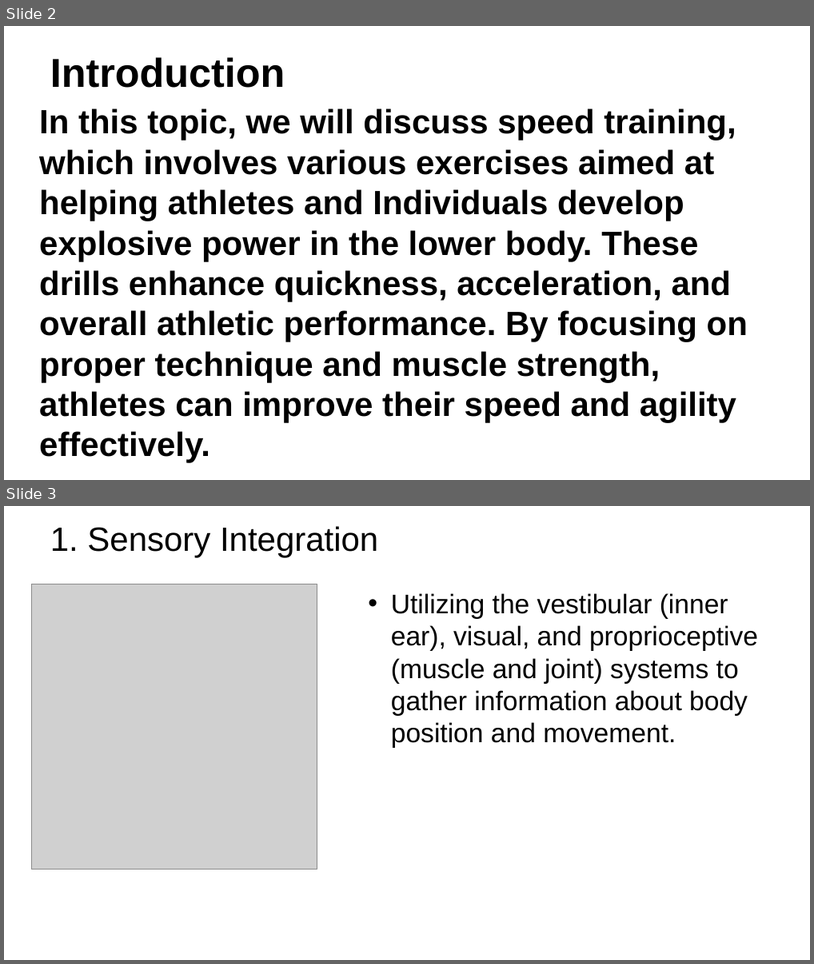
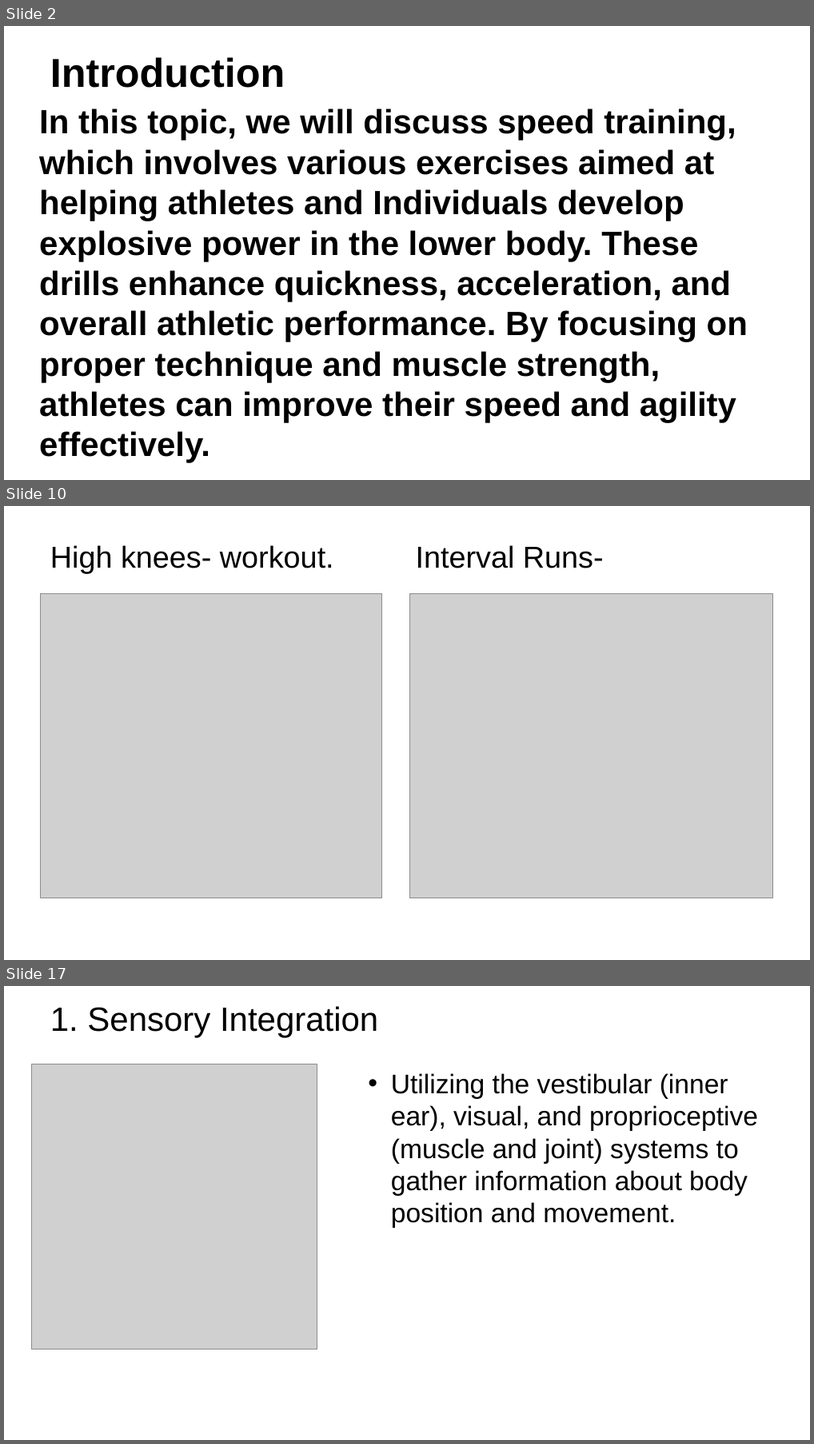
Before and after one commit to troy600/DSA, a slide deck: speedandtraining.pptx. Shown one above the other, each under a label of ours: slides 2 and 3 before the commit, slides 2, 10 and 17 after it; the slides between them are not shown. The pictures are 814x964 and 814x1444 pixels, drawn with LibreOffice and Linux fonts; fonts in the diff are those of the drawing; grey boxes stand for pictures; background and template pictures are left out. Boxes give left, top, right and bottom in pixels: in the first picture for what was removed or moved away, otherwise in the second. Text is boxed around its words. In the diff, an @@ line names an element or a change of style, - is before the commit and + after.

```diff
--- a/speedandtraining.pptx
+++ b/speedandtraining.pptx
@@ slide 10 added at [4,506,810,960], background picture (left out) @@
@@ title added at [50,545,334,574], 36 pt, text #000000 @@
+High knees- workout.
@@ text added at [416,545,604,568], 36 pt, text #000000 @@
+Interval Runs-
@@ picture added at [40,594,382,897] @@
@@ picture added at [410,594,774,897] @@
@@ what was slide 3 is now slide 17 @@
```
Also in this commit, not shown: 13 other slides added.
